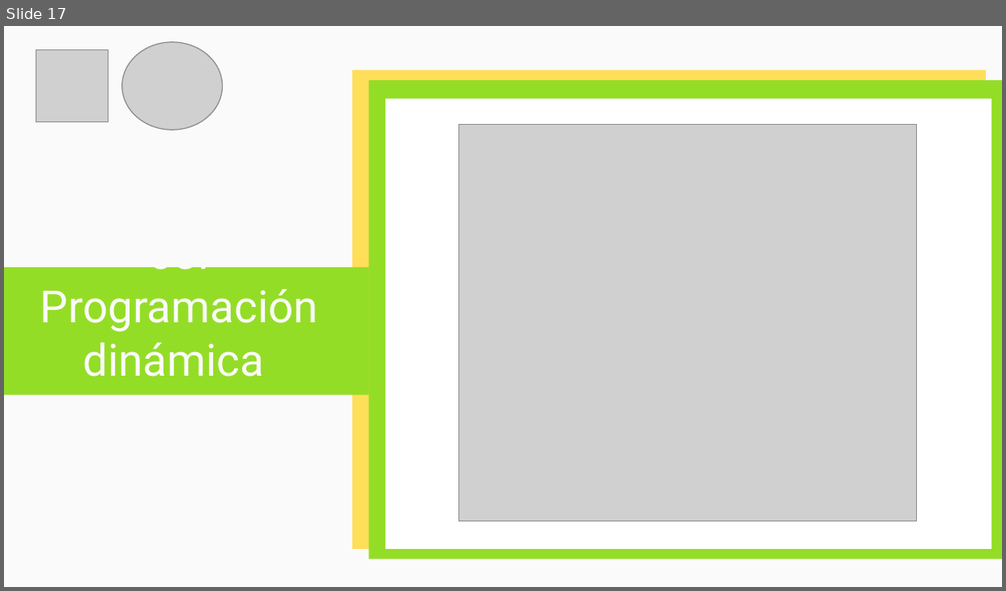
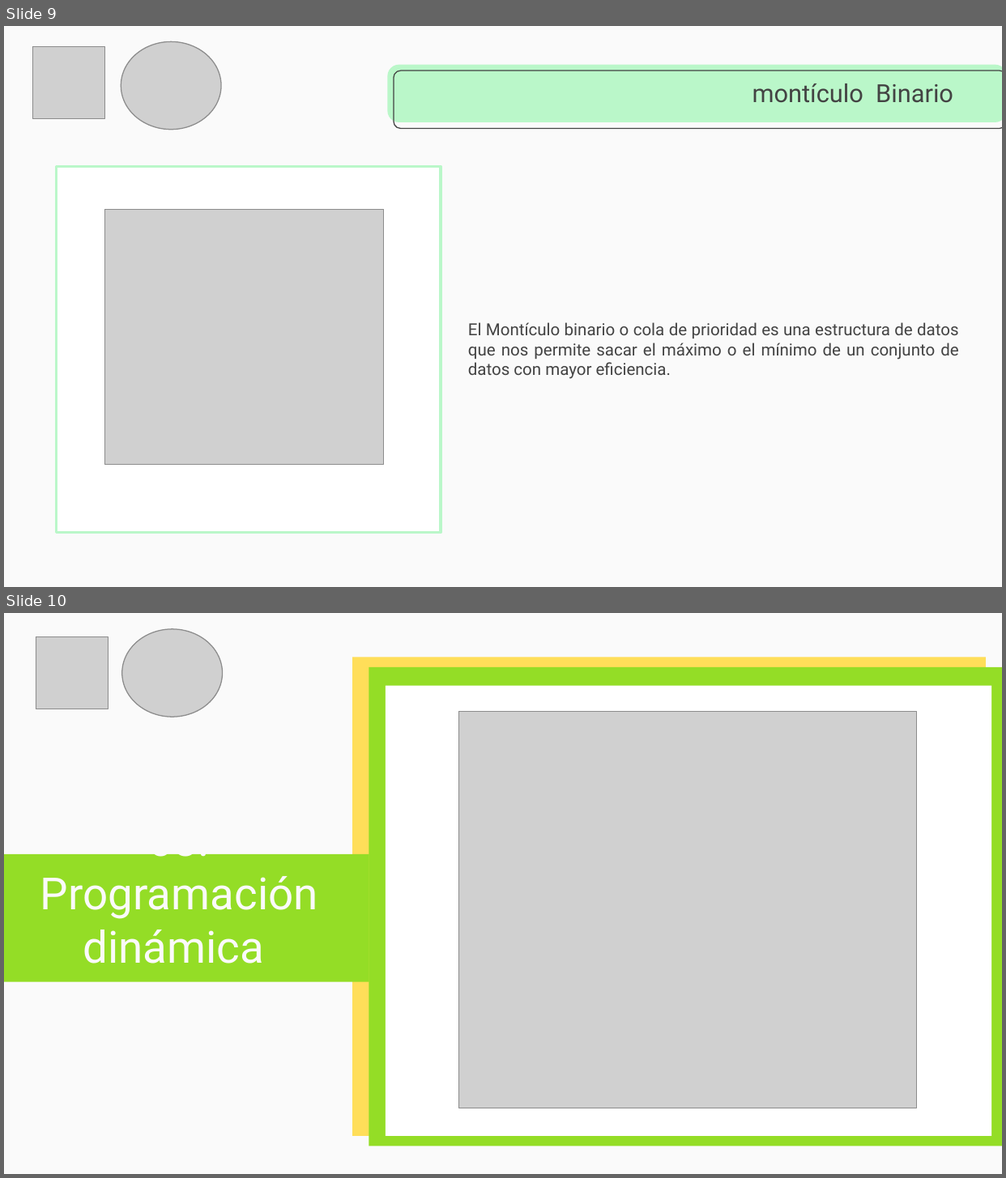
Before and after one commit to cangothic/CursoDePrgramacionCompetitiva, a slide deck: clase 4/Capacitación Maratones.pptx. Shown one above the other, each under a label of ours: slide 17 before the commit, slides 9 and 10 after it. The pictures are 1006x591 and 1006x1178 pixels, drawn with LibreOffice and Linux fonts; fonts in the diff are those of the drawing; grey boxes stand for pictures. Boxes give left, top, right and bottom in pixels: in the first picture for what was removed or moved away, otherwise in the second. Text is boxed around its words. In the diff, an @@ line names an element or a change of style, - is before the commit and + after.

```diff
--- a/clase 4/Capacitación Maratones.pptx
+++ b/clase 4/Capacitación Maratones.pptx
@@ slide 9 added at (x1=4, y1=26, x2=1002, y2=587), background #FAFAFA @@
@@ picture added at (x1=33, y1=47, x2=104, y2=119) @@
@@ picture added at (x1=121, y1=42, x2=220, y2=130) @@
@@ rounded rectangle added at (x1=387, y1=65, x2=1002, y2=123), fill #BAF7C9 @@
@@ rounded rectangle added at (x1=393, y1=71, x2=1002, y2=129), outline #434343 0.75 pt @@
@@ title added at (x1=752, y1=84, x2=953, y2=103), 18 pt, text #434343 @@
+montículo Binario
@@ rectangle added at (x1=56, y1=167, x2=440, y2=533), fill #FFFFFF, outline #BAF7C9 2 pt @@
@@ picture added at (x1=104, y1=210, x2=384, y2=465) @@
@@ subtitle added at (x1=468, y1=322, x2=959, y2=379), 12 pt, text #434343 @@
+El Montículo binario o cola de prioridad es una estructura de datos que nos permite sacar el máximo o el mínimo de un conjunto de datos con mayor eficiencia.
@@ what was slide 17 is now slide 10 @@
```
Also in this commit, not shown: 2 slides changed, 14 other slides added, 16 slides removed.
